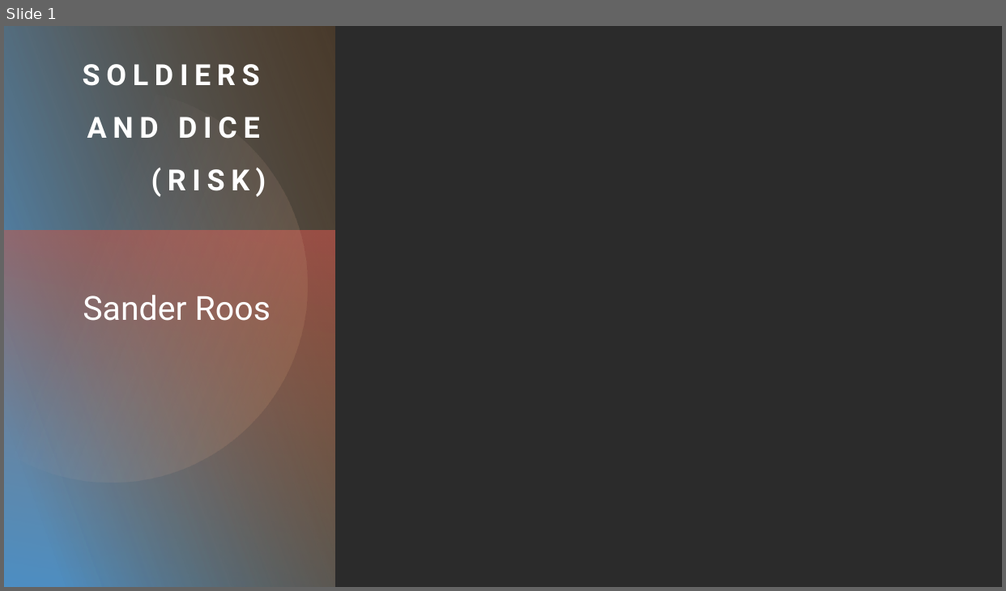
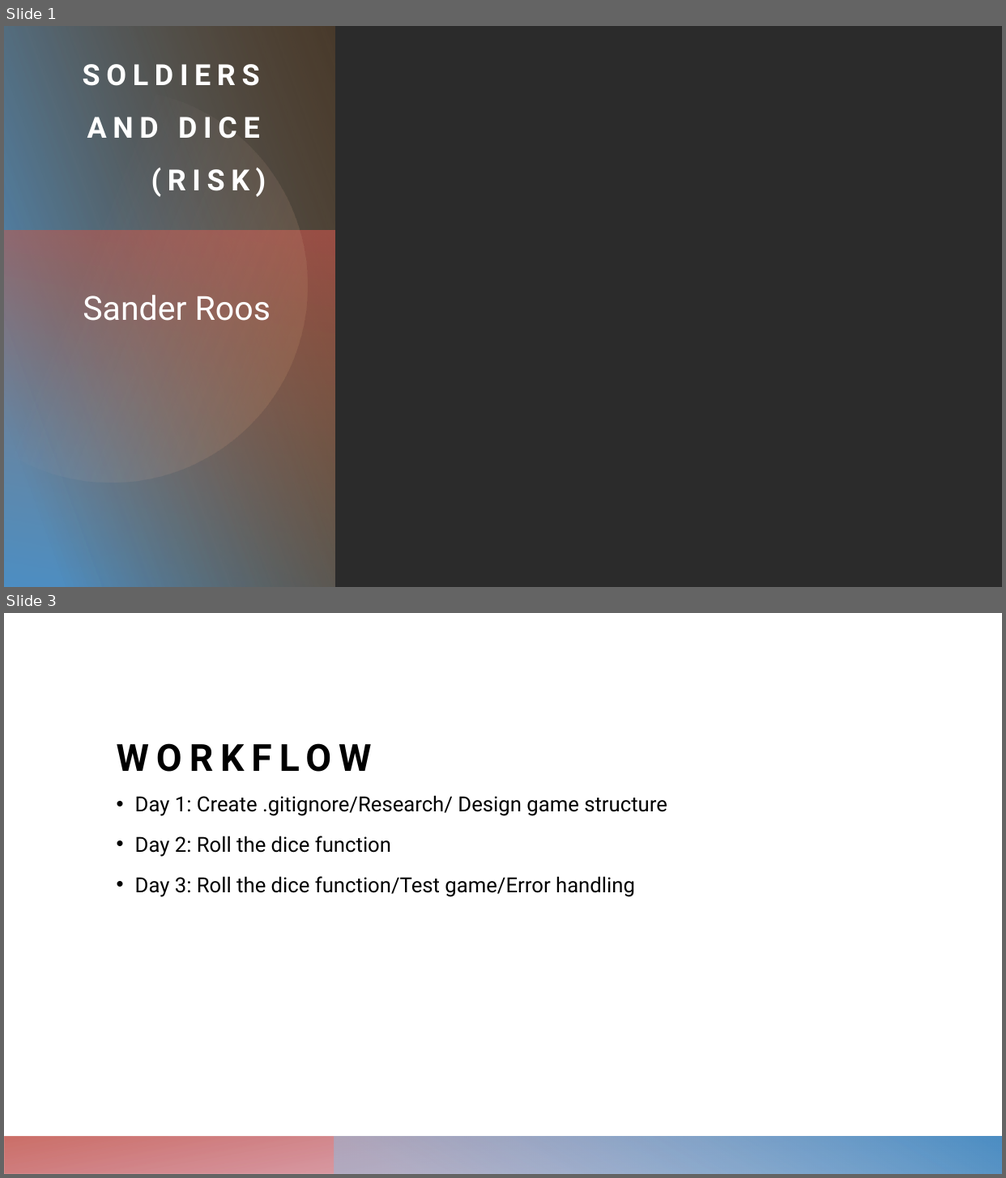
Before and after one commit to Sanka101/Project-Week-1-Build-Your-Own-Game, a slide deck: your-project/Presentation.pptx. Shown one above the other, each under a label of ours: slide 1 before the commit, slides 1 and 3 after it; the slides between them are not shown. The pictures are 1006x591 and 1006x1178 pixels, drawn with LibreOffice and Linux fonts; fonts in the diff are those of the drawing; background and template pictures are left out; a plain dark background stands for a picture behind light text. Boxes give left, top, right and bottom in pixels: in the first picture for what was removed or moved away, otherwise in the second. Text is boxed around its words. In the diff, an @@ line names an element or a change of style, - is before the commit and + after.

```diff
--- a/your-project/Presentation.pptx
+++ b/your-project/Presentation.pptx
@@ slide 3 added at (4,613,1002,1174), background #FFFFFF; not listed: 2 template elements that a slide beside it also shows @@
@@ title added at (117,743,372,772), 36 pt, text #000000, bold @@
+WORKFLOW
@@ text added at (135,795,667,897), 20 pt, text #000000 @@
+• Day 1: Create .gitignore/Research/ Design game structure
+• Day 2: Roll the dice function
+• Day 3: Roll the dice function/Test game/Error handling
```
Also in this commit, not shown: 1 slide changed, 1 other slide added, 2 slides removed.
